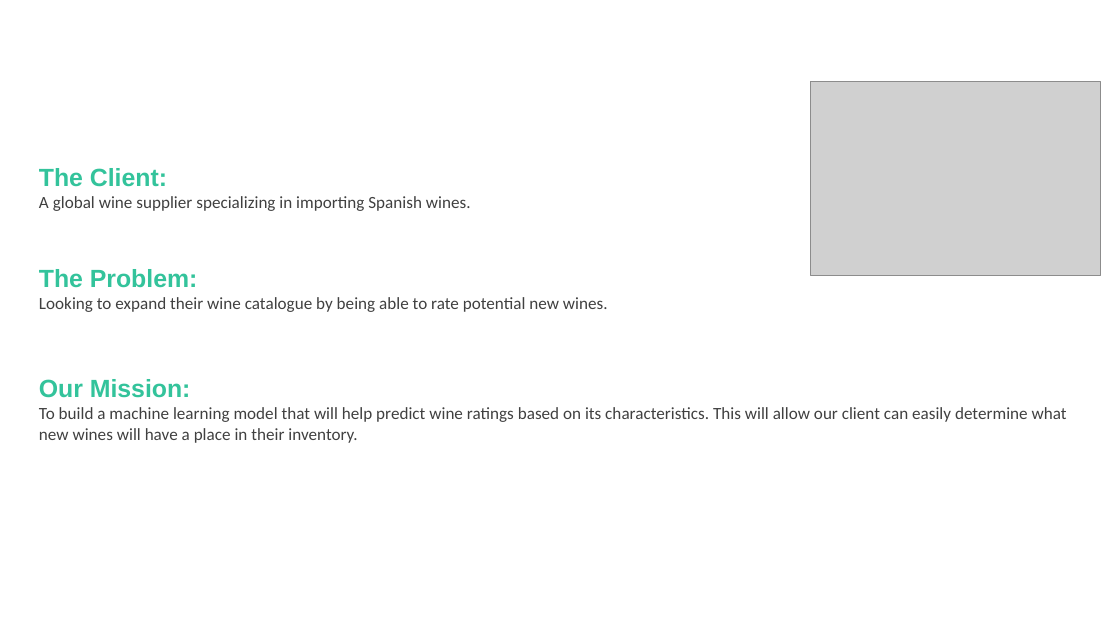
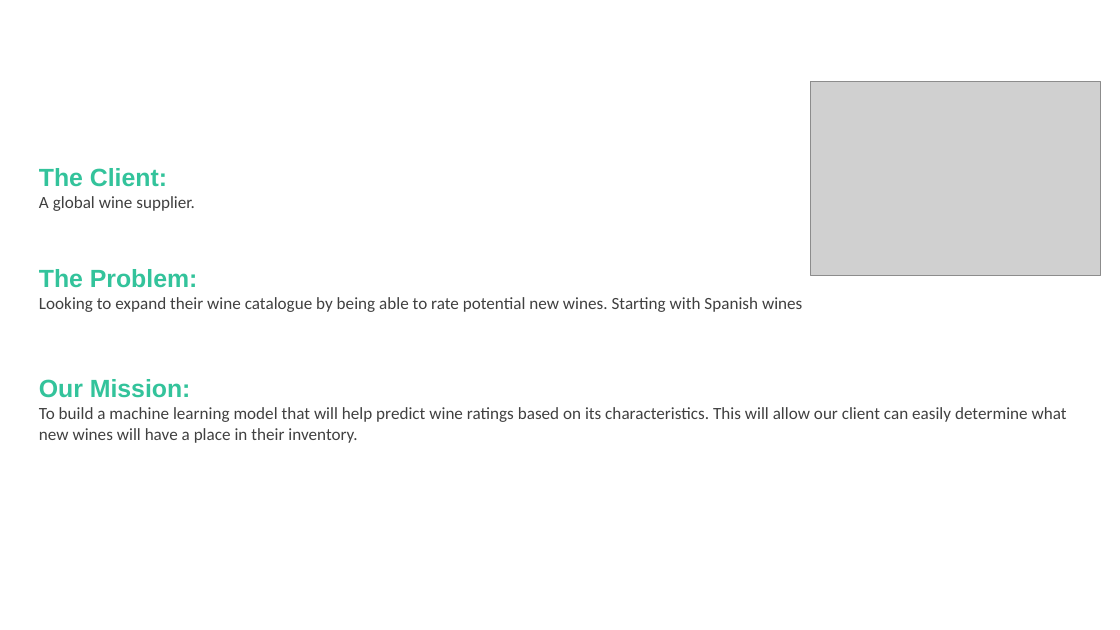
Before and after one commit to thelemoncookie-data/Project-02-Wine-Rating-ML, a slide deck: slide 2 of Wine Slides.pptx. Drawn at 1120x630 pixels with LibreOffice and Linux fonts; fonts in the diff are those of the drawing; grey boxes stand for pictures; background and template pictures are left out. Boxes give left, top, right and bottom in pixels: in the first picture for what was removed or moved away, otherwise in the second. Text is boxed around its words. In the diff, an @@ line names an element or a change of style, - is before the commit and + after.

```diff
--- a/Wine Slides.pptx
+++ b/Wine Slides.pptx
@@ text at (39, 196, 195, 211): text changed @@
-A global wine supplier specializing in importing Spanish wines.
+A global wine supplier.
@@ text at (39, 297, 802, 312): text changed @@
-Looking to expand their wine catalogue by being able to rate potential new wines.
+Looking to expand their wine catalogue by being able to rate potential new wines. Starting with Spanish wines
```
Also in this commit, not shown: 3 other slides changed, 1 slide added.
